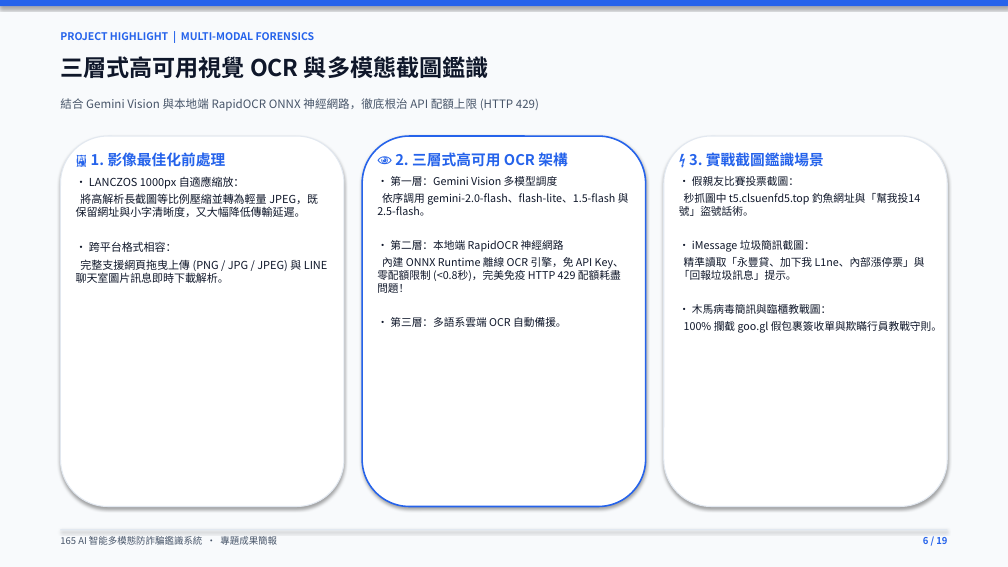
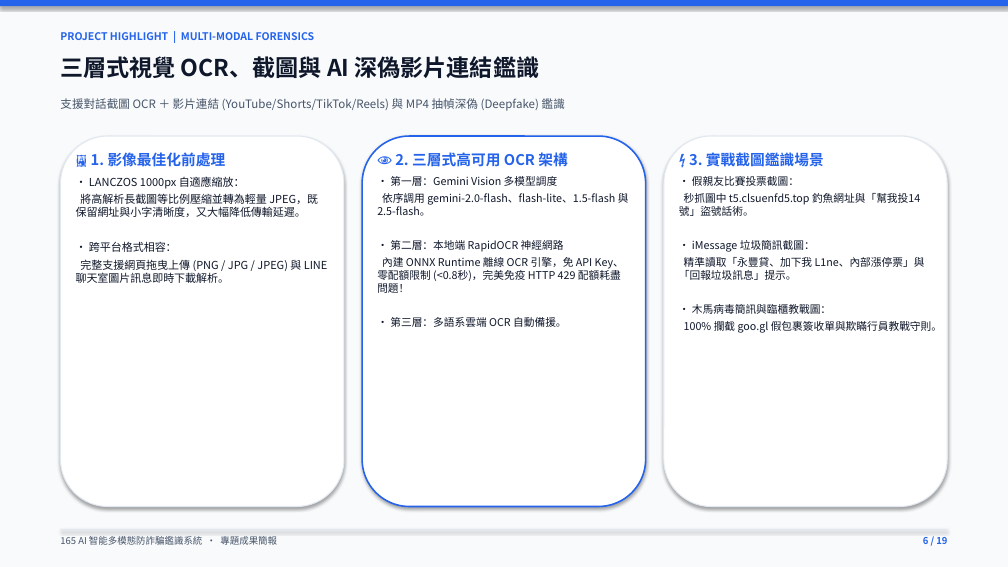
Before and after one commit to alex0647-star/165-anti-scam-ai, a slide deck: slide 6 of 165_AI智能多模態防詐騙鑑識系統_專題簡報.pptx. Drawn at 1008x567 pixels with LibreOffice and Linux fonts; fonts in the diff are those of the drawing. Boxes give left, top, right and bottom in pixels: in the first picture for what was removed or moved away, otherwise in the second. Text is boxed around its words. In the diff, an @@ line names an element or a change of style, - is before the commit and + after.

```diff
--- a/165_AI智能多模態防詐騙鑑識系統_專題簡報.pptx
+++ b/165_AI智能多模態防詐騙鑑識系統_專題簡報.pptx
@@ text at (60, 56, 539, 78): text changed @@
-三層式高可用視覺 OCR 與多模態截圖鑑識
+三層式視覺 OCR、截圖與 AI 深偽影片連結鑑識
@@ text at (60, 98, 565, 111): text changed @@
-結合 Gemini Vision 與本地端 RapidOCR ONNX 神經網路，徹底根治 API 配額上限 (HTTP 429)
+支援對話截圖 OCR ＋ 影片連結 (YouTube/Shorts/TikTok/Reels) 與 MP4 抽幀深偽 (Deepfake) 鑑識
```
Also in this commit, not shown: 2 other slides changed, 5 other files.
